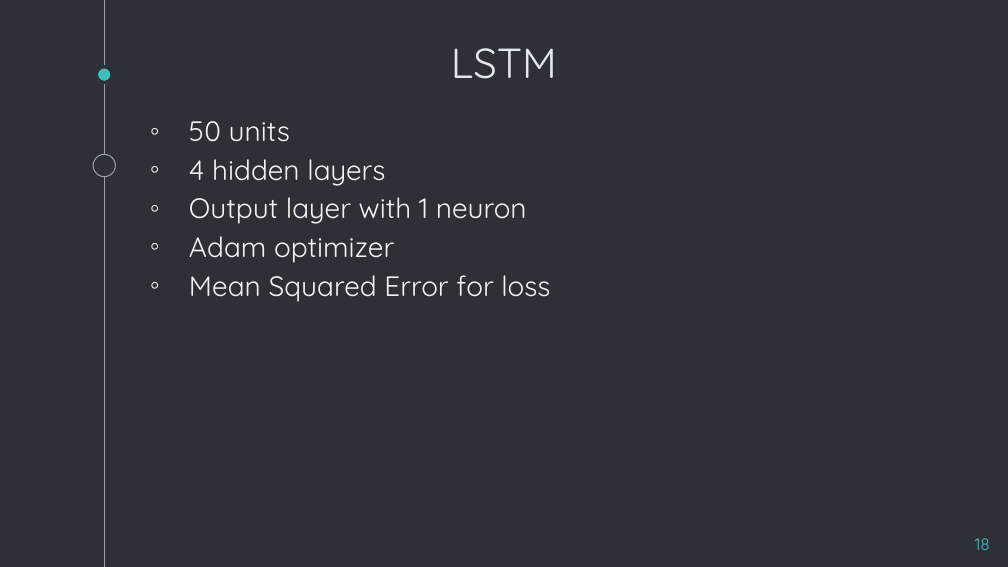
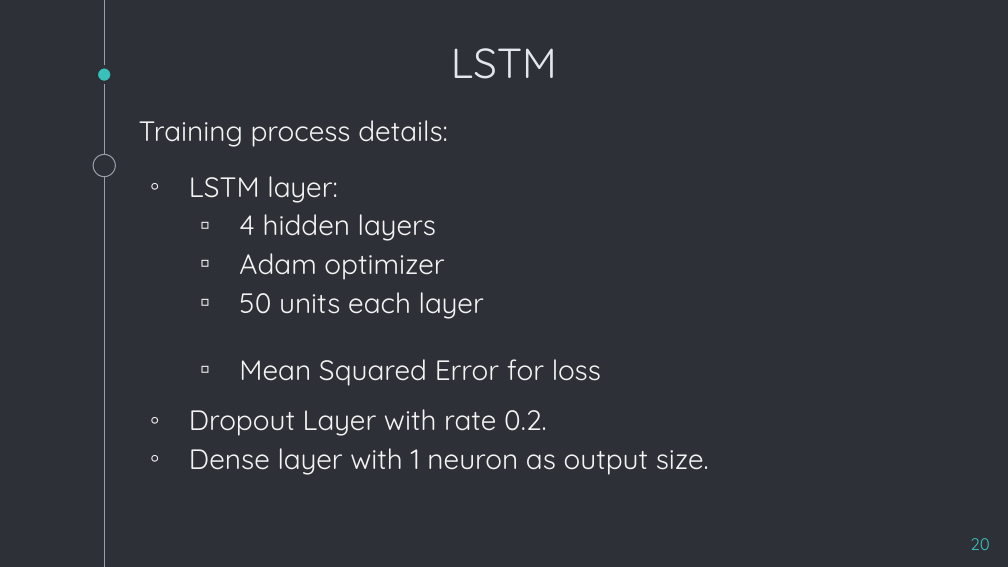
Before and after one commit to karabasisilias92/deep-neural-nets-stock-prediction-models, a slide deck: slide 20 of Deep Neural Nets - Presentation.pptx (slide 18 before the commit). Drawn at 1008x567 pixels with LibreOffice and Linux fonts; fonts in the diff are those of the drawing. Boxes give left, top, right and bottom in pixels: in the first picture for what was removed or moved away, otherwise in the second. Text is boxed around its words. In the diff, an @@ line names an element or a change of style, - is before the commit and + after.

```diff
--- a/Deep Neural Nets - Presentation.pptx
+++ b/Deep Neural Nets - Presentation.pptx
@@ text at box(139, 120, 448, 203): text changed @@
-◦ 50 units
+Training process details:
+◦ LSTM layer:
@@ text at box(189, 197, 527, 224): paragraph removed @@
-◦ Output layer with 1 neuron
@@ text at box(239, 214, 601, 386): bullet ◦ to ▫; list level 1 to 2 in "4 hidden layers"; list level 1 to 2 in "Adam optimizer"; list level 1 to 2 in "Mean Squared Error for loss"; line spacing 1.15 to 2 @@
@@ text at box(239, 292, 484, 319): paragraph added @@
+  ▫ 50 units each layer
@@ text at box(189, 409, 709, 475): paragraphs added @@
+◦ Dropout Layer with rate 0.2.
+◦ Dense layer with 1 neuron as output size.
@@ page number at box(970, 538, 990, 550): text changed @@
-18
+20
```
Also in this commit, not shown: 18 other slides changed, 8 slides added, 5 slides removed.
